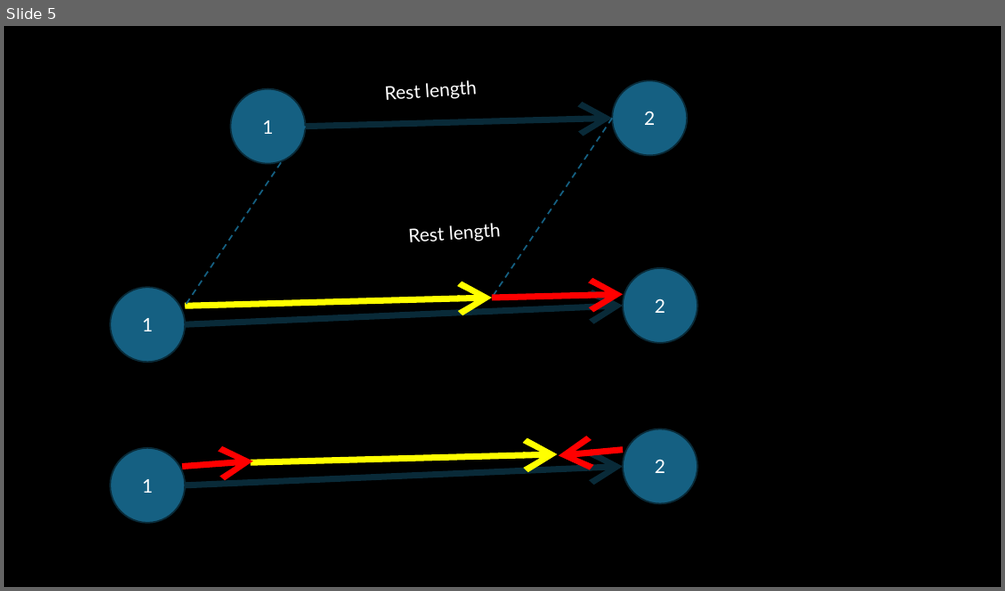
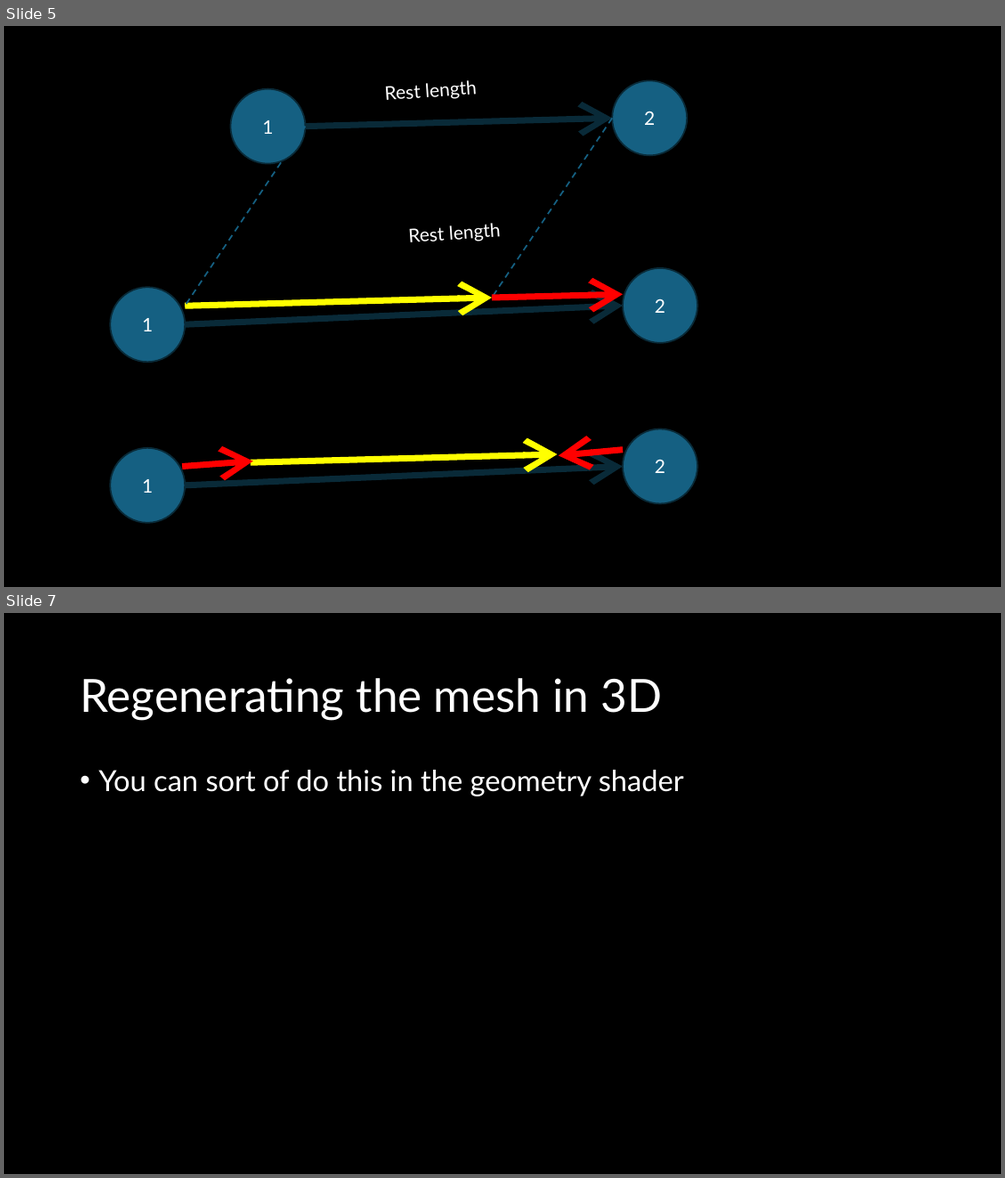
Before and after one commit to FeeneyCodes/GDP202324, a slide deck: 6022_Phys 2/D2D/W02 (soft thing, Verlet)/Vertlet integration.pptx. Shown one above the other, each under a label of ours: slide 5 before the commit, slides 5 and 7 after it; the slides between them are not shown. The pictures are 1005x591 and 1005x1178 pixels, drawn with LibreOffice and Linux fonts; fonts in the diff are those of the drawing. Boxes give left, top, right and bottom in pixels: in the first picture for what was removed or moved away, otherwise in the second. Text is boxed around its words. In the diff, an @@ line names an element or a change of style, - is before the commit and + after.

```diff
--- a/6022_Phys 2/D2D/W02 (soft thing, Verlet)/Vertlet integration.pptx
+++ b/6022_Phys 2/D2D/W02 (soft thing, Verlet)/Vertlet integration.pptx
@@ slide 7 added at [4,613,1001,1174], background #000000 @@
@@ title added at [80,678,662,720], 44 pt, text #FFFFFF @@
+Regenerating the mesh in 3D
@@ text added at [98,770,684,796], 28 pt, text #FFFFFF @@
+• You can sort of do this in the geometry shader
```
Also in this commit, not shown: 1 other slide added, 20 other files.
